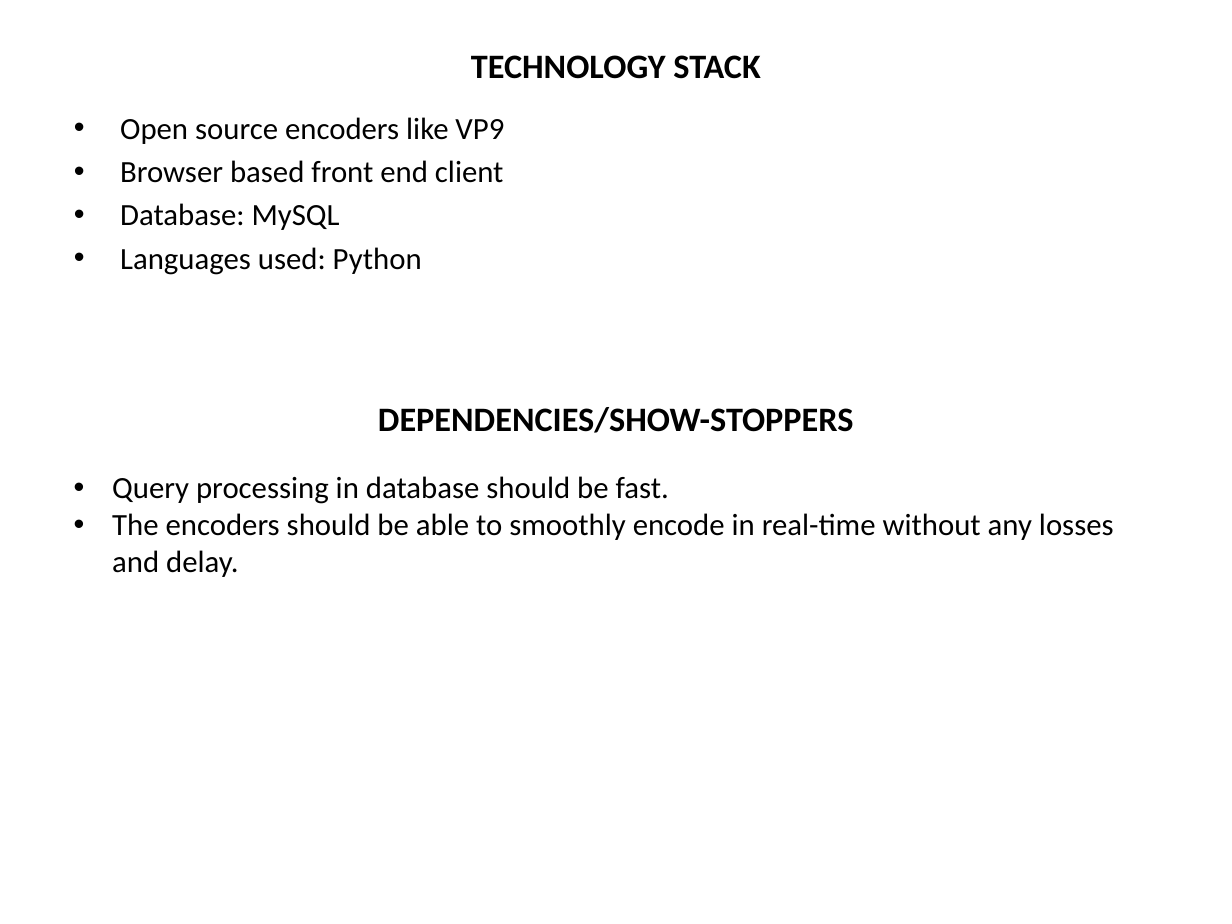
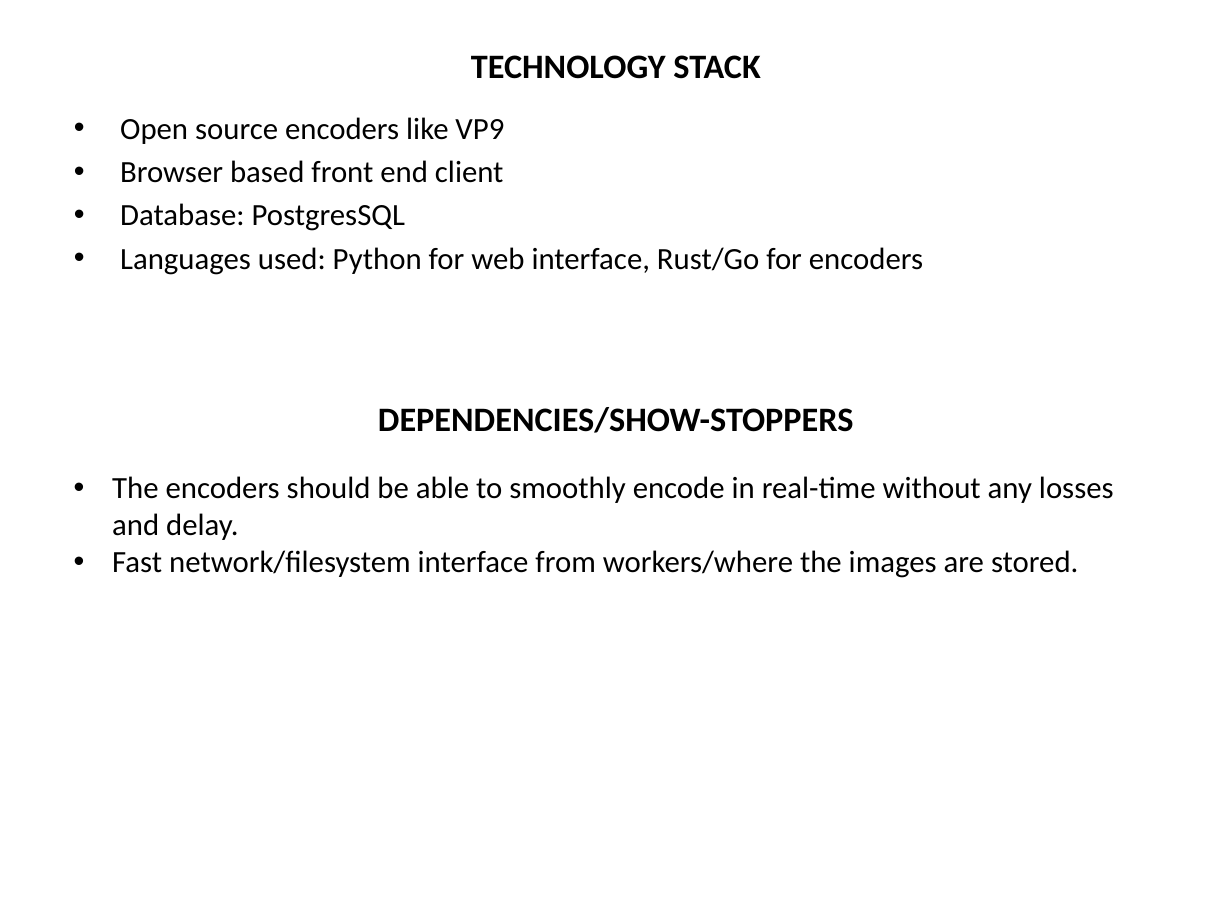
Before and after one commit to Dashree/sih2018, a slide deck: slide 2 of Gov_templates/Customized_animation.pptx. Drawn at 1232x924 pixels with LibreOffice and Linux fonts; fonts in the diff are those of the drawing. Boxes give left, top, right and bottom in pixels: in the first picture for what was removed or moved away, otherwise in the second. Text is boxed around its words. In the diff, an @@ line names an element or a change of style, - is before the commit and + after.

```diff
--- a/Gov_templates/Customized_animation.pptx
+++ b/Gov_templates/Customized_animation.pptx
@@ text at <box>120,203,923,275</box>: text changed @@
-• Database: MySQL
-• Languages used: Python
+• Database: PostgresSQL
+• Languages used: Python for web interface, Rust/Go for encoders
@@ text at <box>112,476,669,504</box>: paragraph removed @@
-• Query processing in database should be fast.
@@ text at <box>112,550,1078,578</box>: paragraph added @@
+• Fast network/filesystem interface from workers/where the images are stored.
```
Also in this commit, not shown: 1 other slide changed.
